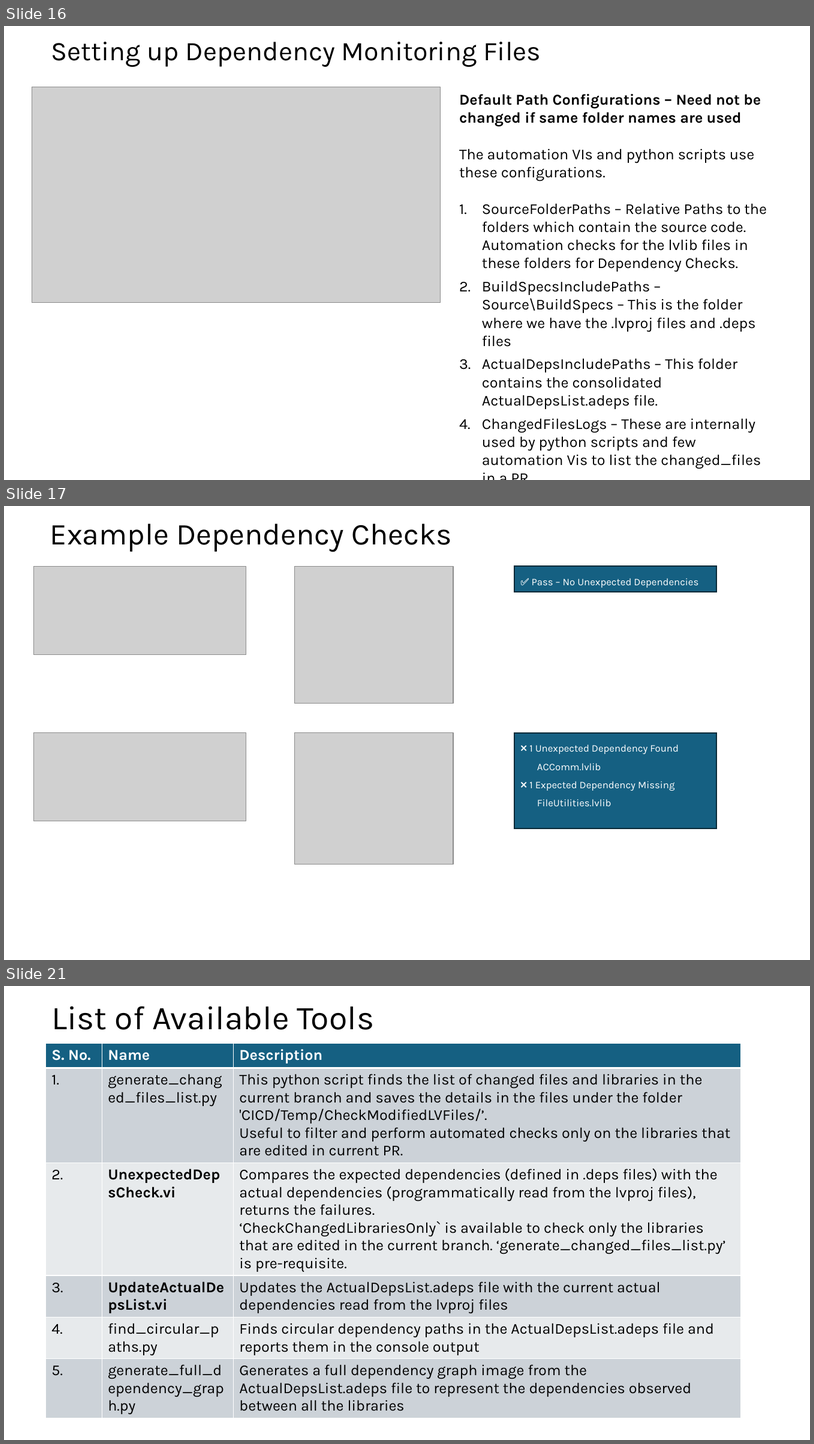
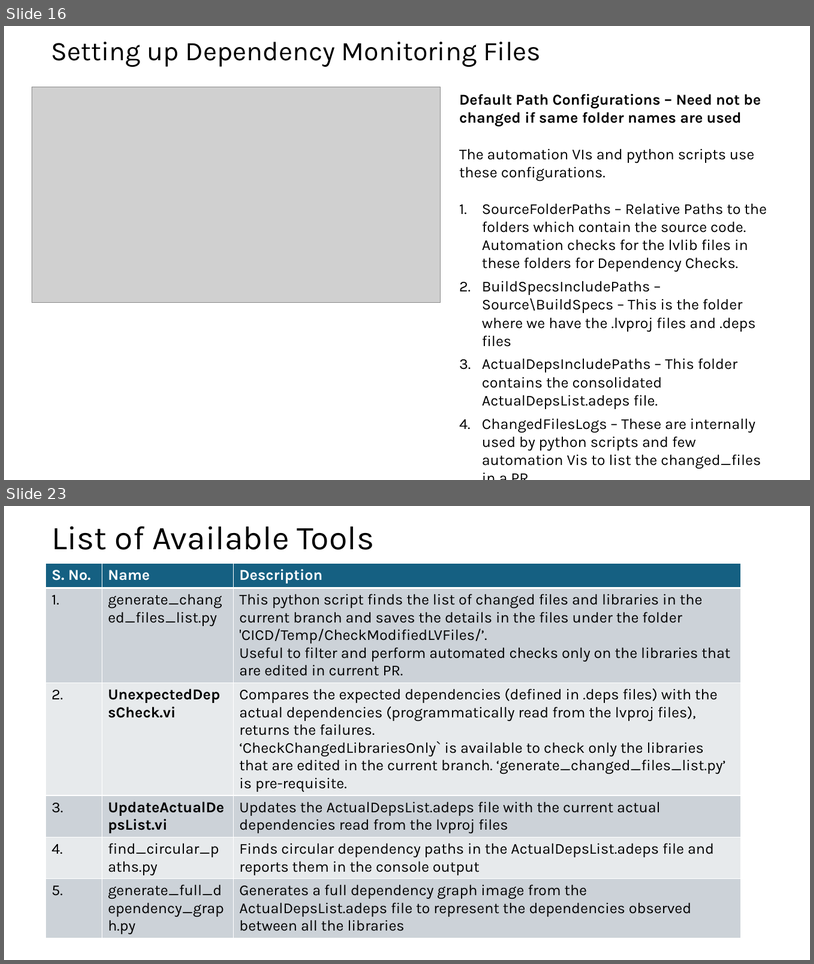
Before and after one commit to karthick-shanmuga/sw-deps-monitor, a slide deck: Docs/Automated Dependency Monitoring in CI Pipeline.pptx. Shown one above the other, each under a label of ours: slides 16, 17 and 21 before the commit, slides 16 and 23 after it; the slides between them are not shown. The pictures are 814x1444 and 814x964 pixels, drawn with LibreOffice and Linux fonts; fonts in the diff are those of the drawing; grey boxes stand for pictures. Boxes give left, top, right and bottom in pixels: in the first picture for what was removed or moved away, otherwise in the second. Text is boxed around its words. In the diff, an @@ line names an element or a change of style, - is before the commit and + after.

Commit message:
Updated presentation with additional details and screenshots (#16)

```diff
--- a/Docs/Automated Dependency Monitoring in CI Pipeline.pptx
+++ b/Docs/Automated Dependency Monitoring in CI Pipeline.pptx
@@ slide 17 removed at [4, 506, 810, 960], background #FFFFFF @@
@@ title removed at [50, 523, 452, 552] @@
-Example Dependency Checks
@@ picture removed at [33, 567, 246, 655] @@
@@ picture removed at [295, 567, 453, 703] @@
@@ rectangle removed at [515, 567, 717, 592] @@
-✅ Pass – No Unexpected Dependencies
@@ picture removed at [33, 733, 246, 820] @@
@@ picture removed at [295, 733, 453, 864] @@
@@ rectangle removed at [515, 733, 717, 828] @@
-❌ 1 Unexpected Dependency Found
-ACComm.lvlib
-❌ 1 Expected Dependency Missing
-FileUtilities.lvlib
@@ what was slide 21 is now slide 23 @@
```
Also in this commit, not shown: 12 slides changed, 5 slides added, 1 other slide removed.
